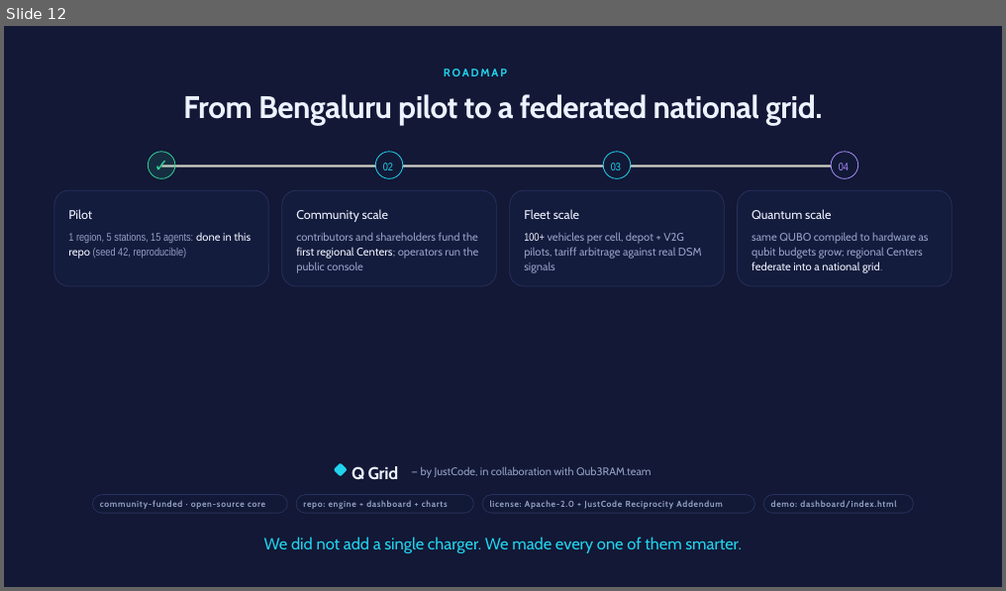
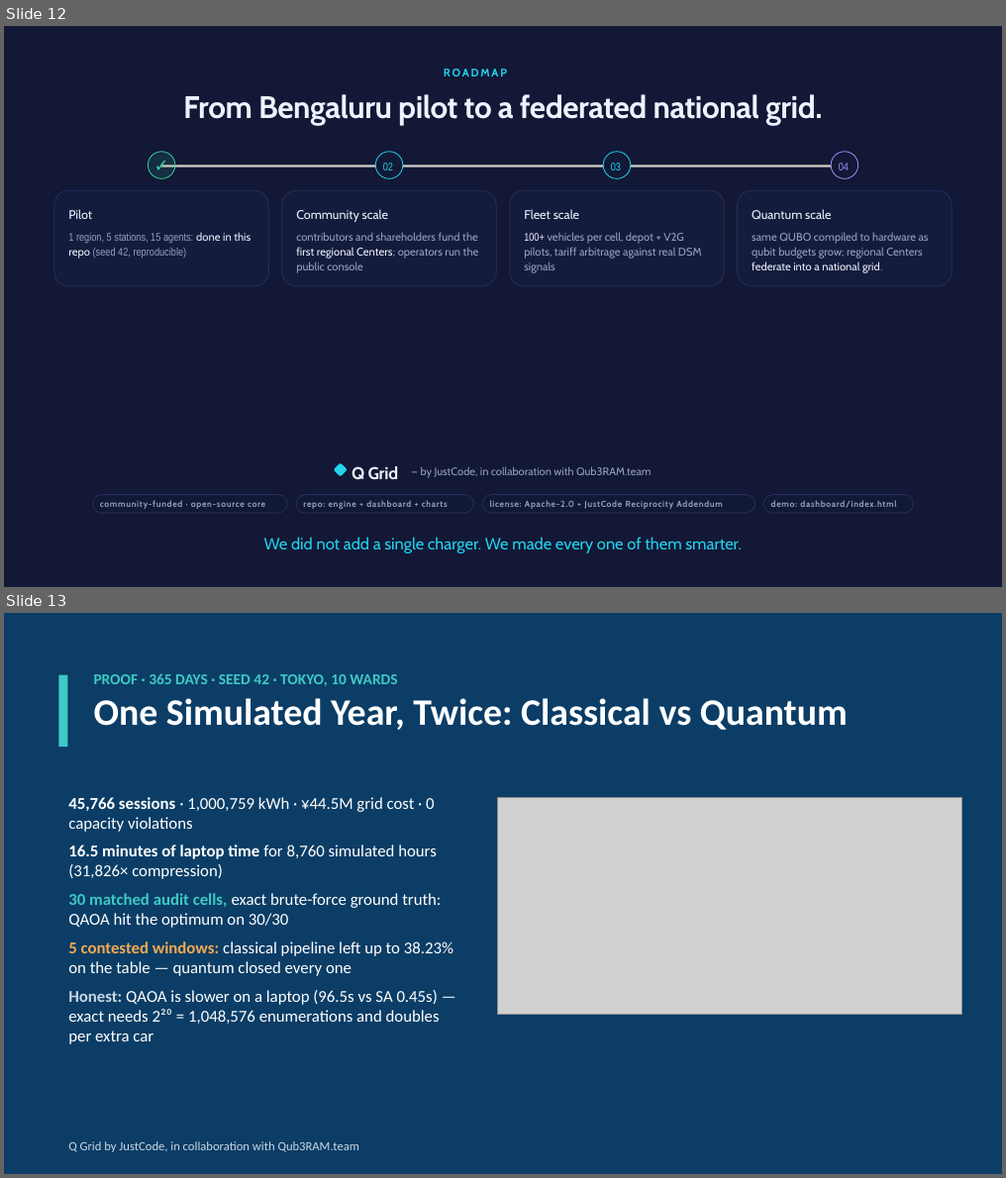
Before and after one commit to Aghosh-mv/Q-Grid, a slide deck: pitch/Q-Grid_Pitch.pptx. Shown one above the other, each under a label of ours: slide 12 before the commit, slides 12 and 13 after it. The pictures are 1006x591 and 1006x1178 pixels, drawn with LibreOffice and Linux fonts; fonts in the diff are those of the drawing; grey boxes stand for pictures; background and template pictures are left out. Boxes give left, top, right and bottom in pixels: in the first picture for what was removed or moved away, otherwise in the second. Text is boxed around its words. In the diff, an @@ line names an element or a change of style, - is before the commit and + after.

Commit message:
docs+slides: 4 new deck slides (dual-track year, qubit economics, privacy, 10 limitations) -> 16-slide deck; preview PDF refreshed; LIMITATIONS placeholder-free

```diff
--- a/pitch/Q-Grid_Pitch.pptx
+++ b/pitch/Q-Grid_Pitch.pptx
@@ slide 13 added at [4,613,1002,1174], background #FFFFFF @@
@@ rectangle added at [4,613,1002,1173], fill #0B3D66 @@
@@ rectangle added at [58,674,68,747], fill #3FC9C4 @@
@@ text added at [94,673,847,730], 27 pt, text #FFFFFF, bold @@
+PROOF · 365 DAYS · SEED 42 · TOKYO, 10 WARDS
+One Simulated Year, Twice: Classical vs Quantum
@@ text added at [68,797,453,1045], 12 pt, text #FFFFFF @@
+45,766 sessions · 1,000,759 kWh · ¥44.5M grid cost · 0 capacity violations
+16.5 minutes of laptop time for 8,760 simulated hours (31,826× compression)
+30 matched audit cells, exact brute-force ground truth: QAOA hit the optimum on 30/30
+5 contested windows: classical pipeline left up to 38.23% on the table — quantum closed every one
+Honest: QAOA is slower on a laptop (96.5s vs SA 0.45s) — exact needs 2²⁰ = 1,048,576 enumerations and doubles per extra car
@@ picture added at [498,797,962,1015] @@
@@ text added at [68,1142,359,1153], 9 pt, text #C9D6E2 @@
+Q Grid by JustCode, in collaboration with Qub3RAM.team
```
Also in this commit, not shown: 3 other slides added, 2 other files.
